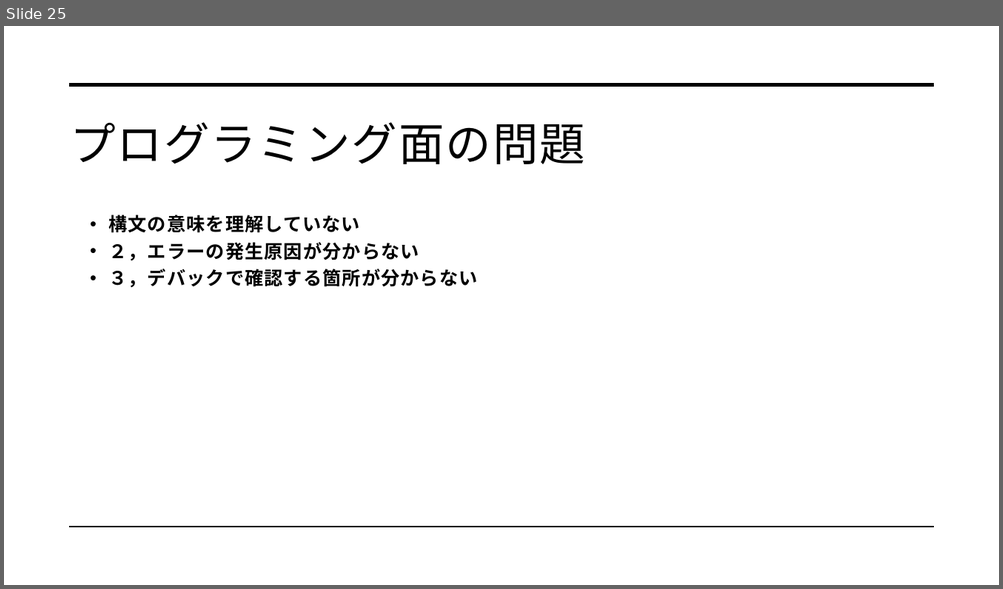
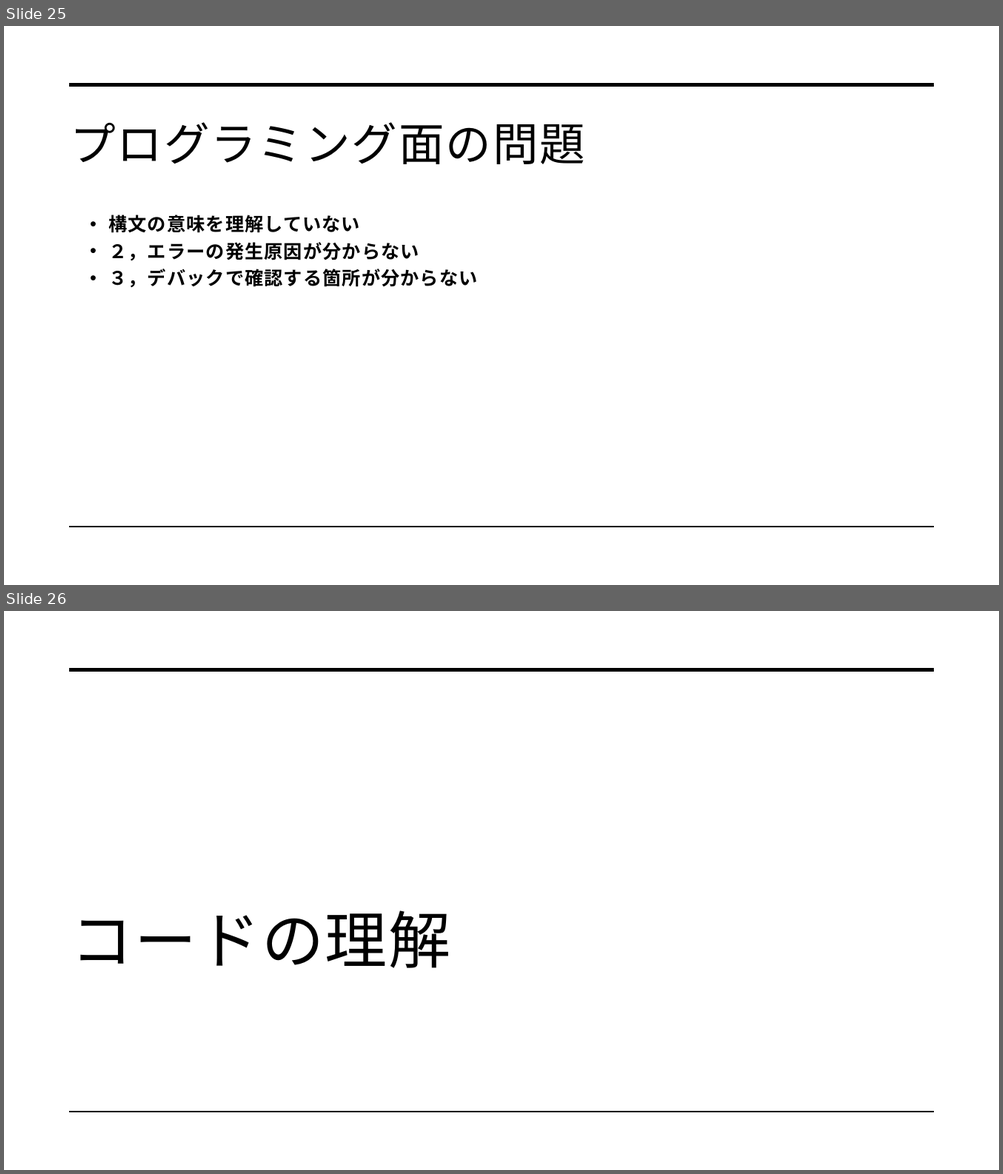
Before and after one commit to dojo2022/C-3, a slide deck: C-3_配布資料/0630_C3_発表資料.pptx. Shown one above the other, each under a label of ours: slide 25 before the commit, slides 25 and 26 after it. The pictures are 1003x589 and 1003x1174 pixels, drawn with LibreOffice and Linux fonts; fonts in the diff are those of the drawing. Boxes give left, top, right and bottom in pixels: in the first picture for what was removed or moved away, otherwise in the second. Text is boxed around its words. In the diff, an @@ line names an element or a change of style, - is before the commit and + after.

```diff
--- a/C-3_配布資料/0630_C3_発表資料.pptx
+++ b/C-3_配布資料/0630_C3_発表資料.pptx
@@ slide 26 added at <box>4,611,999,1170</box>, background #FFFFFF; not listed: 2 template elements that a slide beside it also shows @@
@@ title added at <box>71,911,451,968</box>, 60 pt, text #000000 @@
+コードの理解
```
Also in this commit, not shown: 2 slides changed, 6 other slides added, 2 slides removed.
